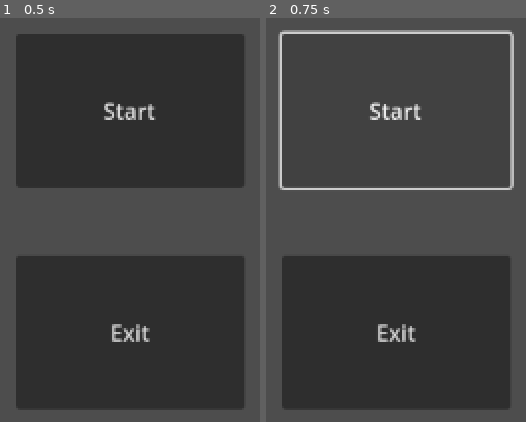
Above: before the commit, frames 1-2 (left to right).
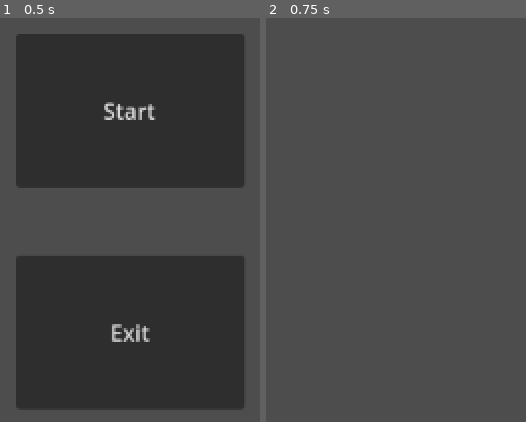
Above: after the commit, the same moments.

Repository: AufaRizkyZ/mario-kw
Game: Godot game, scene res://Scenes/main.tscn
Two runs of this game, one before a commit and one after it. Both use one fixed random seed, a clock stepped at 60 frames per second and the inputs below.
Inputs:
- Up to frame 1 (0.5 s): no input
- Up to frame 2 (0.75 s): click "Start" at 0.5 s

Frame 1 is identical in both runs. In frame 2, 36% of the frame differs, in the area x 4-96%, y 2-97%.

Commit message:
Add start button functionality on the main menu

Diff:
--- a/Scenes/main.tscn
+++ b/Scenes/main.tscn
@@ -19,4 +19,5 @@
 offset_bottom = 444.0
 text = "Exit"
 
+[connection signal="pressed" from="Start" to="." method="_on_start_pressed"]
 [connection signal="pressed" from="Exit" to="." method="_on_exit_pressed"]
--- a/Scripts/main_menu.gd
+++ b/Scripts/main_menu.gd
@@ -1,4 +1,7 @@
 extends Node2D
+
+func _on_start_pressed():
+	get_tree().change_scene_to_file("res://Scenes/level_1.tscn")
 
 func _on_exit_pressed():
 	get_tree().quit()
